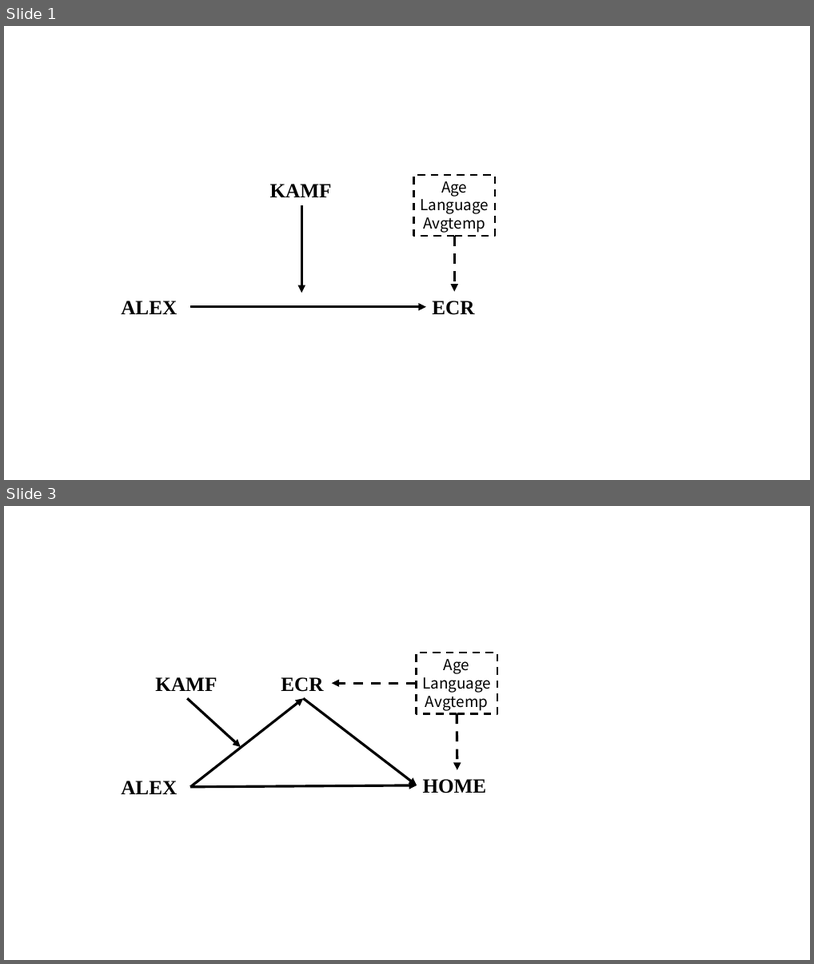
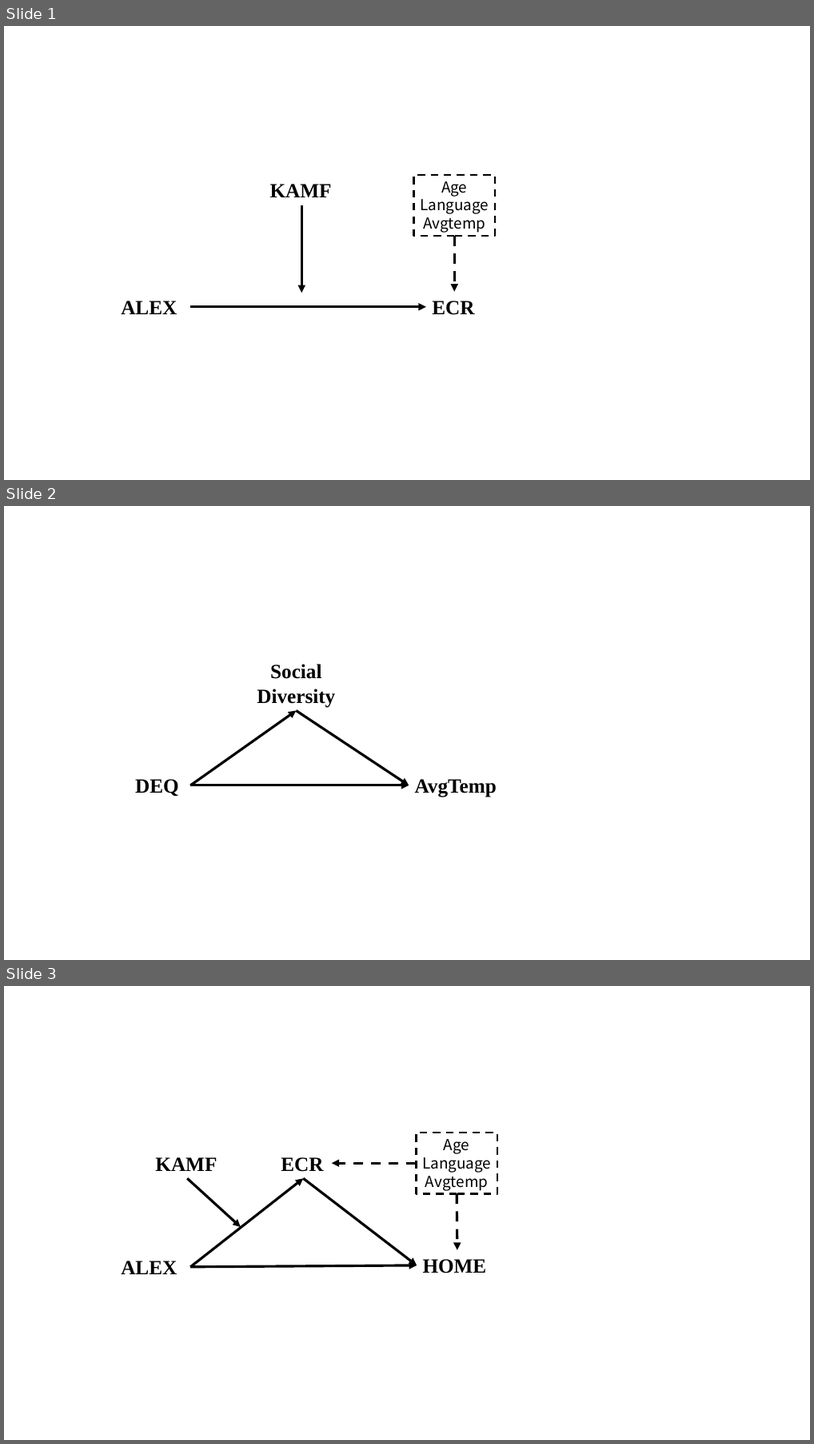
Before and after one commit to hcp4715/R4Psy, a slide deck: picture/chp9/chp9_model.pptx. Shown one above the other, each under a label of ours: slides 1 and 3 before the commit, slides 1, 2 and 3 after it; the slides between them are not shown. The pictures are 814x964 and 814x1444 pixels, drawn with LibreOffice and Linux fonts; fonts in the diff are those of the drawing. Boxes give left, top, right and bottom in pixels: in the first picture for what was removed or moved away, otherwise in the second. Text is boxed around its words. In the diff, an @@ line names an element or a change of style, - is before the commit and + after.

Commit message:
chapter_9_4
1. 加入了新的penguin数据
2. 更改了model4
3. 新数据缺少social diversity，目前是复制的列。如果赶得及，会上传计算得到的social diversity
4. 在data中存入了penguin codebook

```diff
--- a/picture/chp9/chp9_model.pptx
+++ b/picture/chp9/chp9_model.pptx
@@ slide 2 added at bbox=[4, 506, 810, 960], background #FFFFFF @@
@@ text added at bbox=[257, 664, 335, 708], 24 pt, text #000000, bold @@
+Social
+Diversity
@@ arrow added from (191, 785) to (296, 711), #000000 3 pt @@
@@ arrow added from (296, 711) to (410, 785), #000000 3 pt @@
@@ text added at bbox=[135, 779, 179, 796], 24 pt, text #000000, bold @@
+DEQ
@@ arrow added from (191, 785) to (410, 785), #000000 3 pt @@
@@ text added at bbox=[415, 779, 497, 797], 24 pt, text #000000, bold @@
+AvgTemp
```
Also in this commit, not shown: 1 slide removed, 9 other files.
